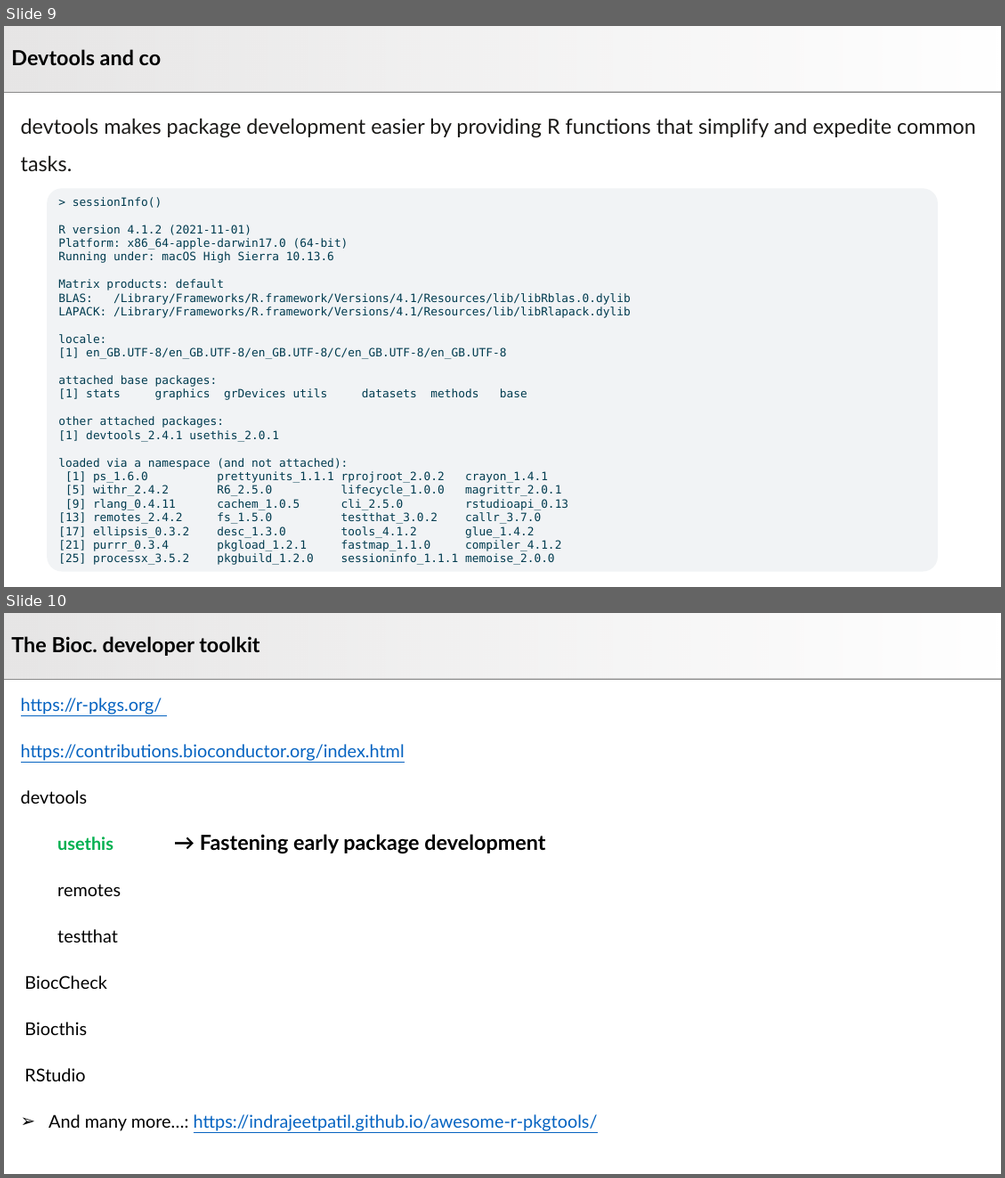
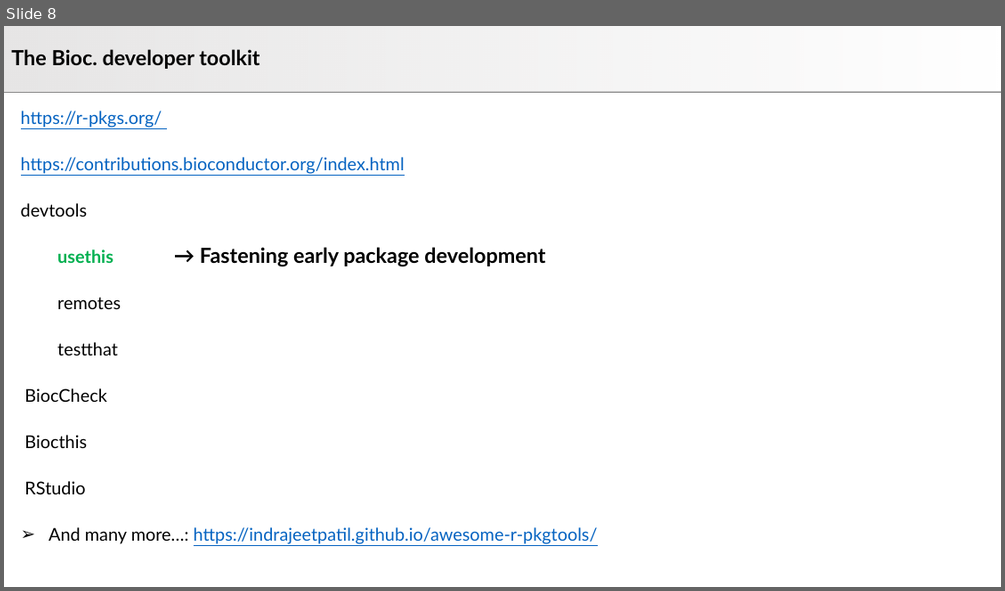
Before and after one commit to js2264/Bioc-workshop, a slide deck: static/Presentations/3_Developer-toolkit.pptx. Shown one above the other, each under a label of ours: slides 9 and 10 before the commit, slide 8 after it. The pictures are 1005x1178 and 1005x591 pixels, drawn with LibreOffice and Linux fonts; fonts in the diff are those of the drawing. Boxes give left, top, right and bottom in pixels: in the first picture for what was removed or moved away, otherwise in the second. Text is boxed around its words. In the diff, an @@ line names an element or a change of style, - is before the commit and + after.

```diff
--- a/static/Presentations/3_Developer-toolkit.pptx
+++ b/static/Presentations/3_Developer-toolkit.pptx
@@ slide 9 removed at (4, 26, 1001, 587), background #FFFFFF; not listed: 1 template element that a slide beside it also shows @@
@@ title removed at (4, 26, 1001, 92) @@
-Devtools and co
@@ text removed at (21, 118, 976, 171) @@
-devtools makes package development easier by providing R functions that simplify and expedite common tasks.
@@ rounded rectangle removed at (47, 188, 938, 572) @@
-> sessionInfo()
-R version 4.1.2 (2021-11-01)
-Platform: x86_64-apple-darwin17.0 (64-bit)
-Running under: macOS High Sierra 10.13.6
-Matrix products: default
-BLAS: /Library/Frameworks/R.framework/Versions/4.1/Resources/lib/libRblas.0.dylib
-LAPACK: /Library/Frameworks/R.framework/Versions/4.1/Resources/lib/libRlapack.dylib
-locale:
-[1] en_GB.UTF-8/en_GB.UTF-8/en_GB.UTF-8/C/en_GB.UTF-8/en_GB.UTF-8
-attached base packages:
-[1] stats graphics grDevices utils datasets methods base
-other attached packages:
-[1] devtools_2.4.1 usethis_2.0.1
-loaded via a namespace (and not attached):
-[1] ps_1.6.0 prettyunits_1.1.1 rprojroot_2.0.2 crayon_1.4.1
-[5] withr_2.4.2 R6_2.5.0 lifecycle_1.0.0 magrittr_2.0.1
-[9] rlang_0.4.11 cachem_1.0.5 cli_2.5.0 rstudioapi_0.13
-[13] remotes_2.4.2 fs_1.5.0 testthat_3.0.2 callr_3.7.0
-[17] ellipsis_0.3.2 desc_1.3.0 tools_4.1.2 glue_1.4.2
-[21] purrr_0.3.4 pkgload_1.2.1 fastmap_1.1.0 compiler_4.1.2
-[25] processx_3.5.2 pkgbuild_1.2.0 sessioninfo_1.1.1 memoise_2.0.0
@@ what was slide 10 is now slide 8 @@
```
Also in this commit, not shown: 4 slides changed, 1 other slide removed, 3 other files.
